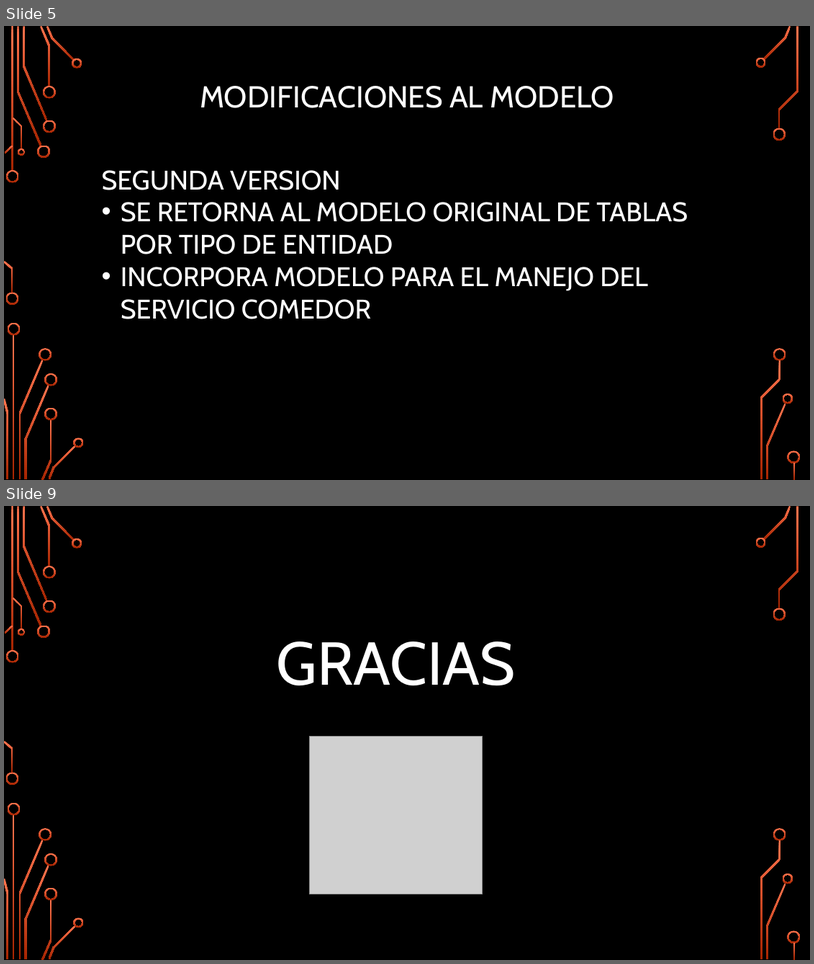
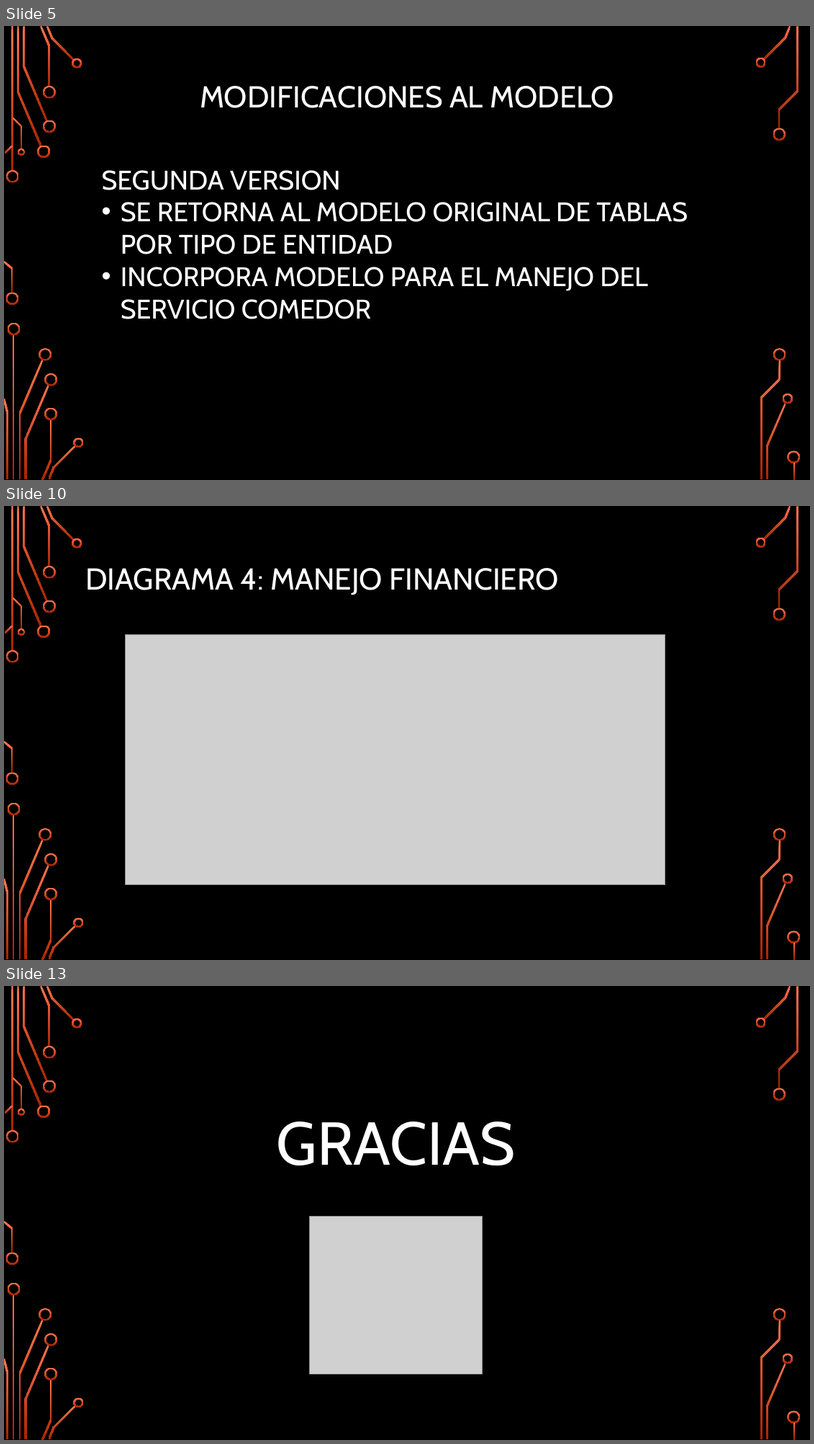
Before and after one commit to stpbrain/Portafolio2018, a slide deck: Documentacion/2 Etapa/Presentacion Etapa 2.pptx. Shown one above the other, each under a label of ours: slides 5 and 9 before the commit, slides 5, 10 and 13 after it; the slides between them are not shown. The pictures are 814x964 and 814x1444 pixels, drawn with LibreOffice and Linux fonts; fonts in the diff are those of the drawing; grey boxes stand for pictures; background and template pictures are left out. Boxes give left, top, right and bottom in pixels: in the first picture for what was removed or moved away, otherwise in the second. Text is boxed around its words. In the diff, an @@ line names an element or a change of style, - is before the commit and + after.

```diff
--- a/Documentacion/2 Etapa/Presentacion Etapa 2.pptx
+++ b/Documentacion/2 Etapa/Presentacion Etapa 2.pptx
@@ slide 10 added at [4, 506, 810, 960], background picture (left out); not listed: 36 template elements that a slide beside it also shows @@
@@ title added at [85, 568, 558, 595], 36 pt, text #FFFFFF @@
+DIAGRAMA 4: MANEJO FINANCIERO
@@ picture added at [126, 635, 666, 885] @@
@@ what was slide 9 is now slide 13 @@
```
Also in this commit, not shown: 2 slides changed, 5 other slides added, 2 slides removed.
